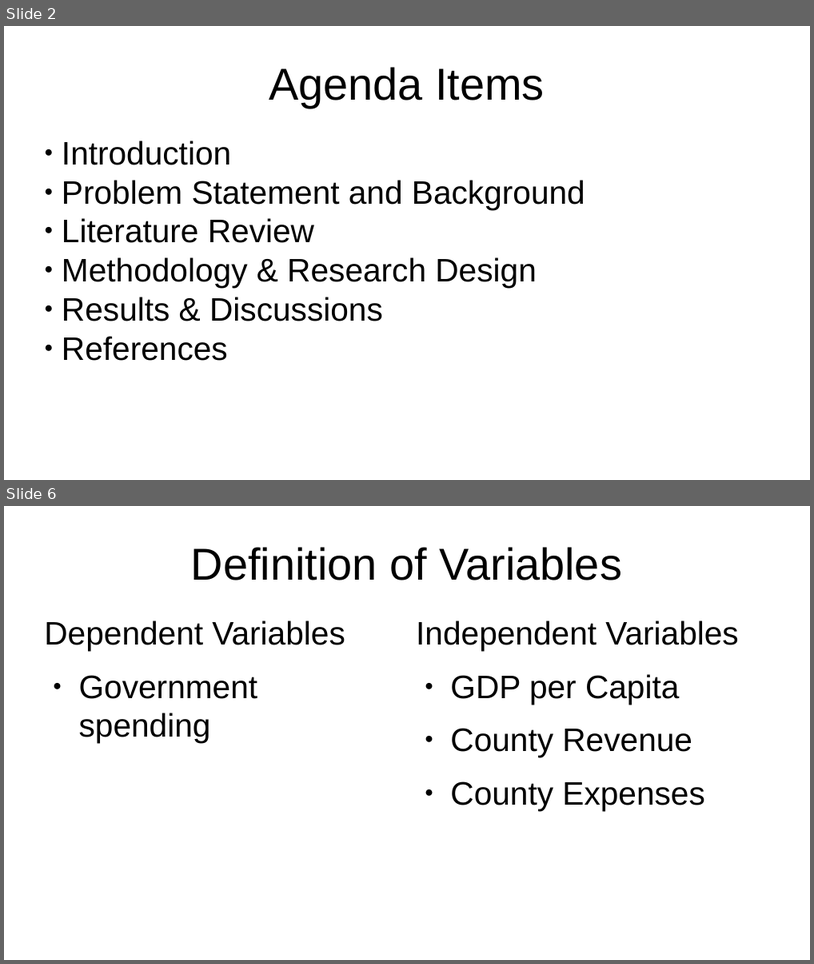
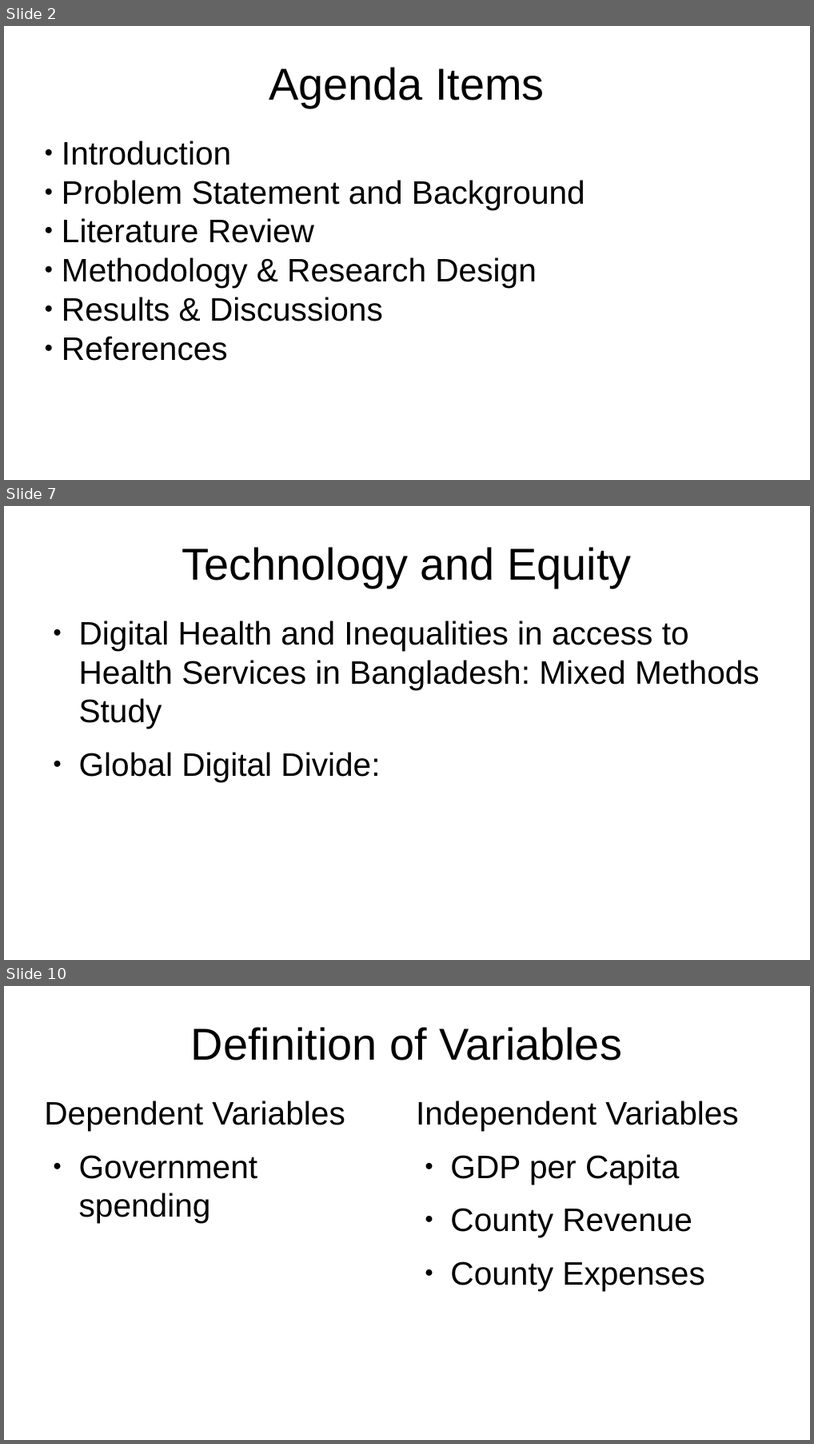
Before and after one commit to vicky-playground/EHR-GDP, a slide deck: does_gdp_impact_health_information_technology_investment.odp. Shown one above the other, each under a label of ours: slides 2 and 6 before the commit, slides 2, 7 and 10 after it; the slides between them are not shown. The pictures are 814x964 and 814x1444 pixels, drawn with LibreOffice and Linux fonts; fonts in the diff are those of the drawing. Boxes give left, top, right and bottom in pixels: in the first picture for what was removed or moved away, otherwise in the second. Text is boxed around its words. In the diff, an @@ line names an element or a change of style, - is before the commit and + after.

```diff
--- a/does_gdp_impact_health_information_technology_investment.odp
+++ b/does_gdp_impact_health_information_technology_investment.odp
@@ slide 7 added at (4, 506, 810, 960), background #FFFFFF @@
@@ title added at (182, 547, 631, 588), 44 pt, text #000000 @@
+Technology and Equity
@@ text added at (79, 620, 760, 782), 32 pt, text #000000 @@
+● Digital Health and Inequalities in access to Health Services in Bangladesh: Mixed Methods Study
+● Global Digital Divide:
@@ what was slide 6 is now slide 10 @@
```
Also in this commit, not shown: 3 slides changed, 4 other slides added, 1 slide removed, 3 other files.
